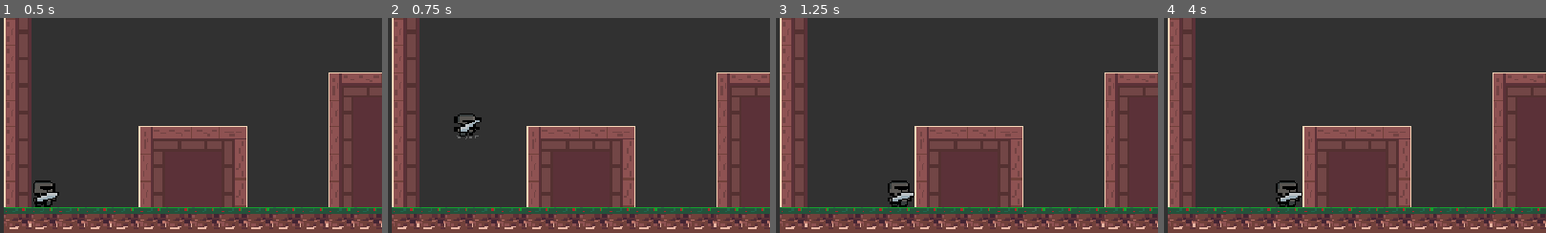
Above: before the commit, frames 1-4 (left to right).
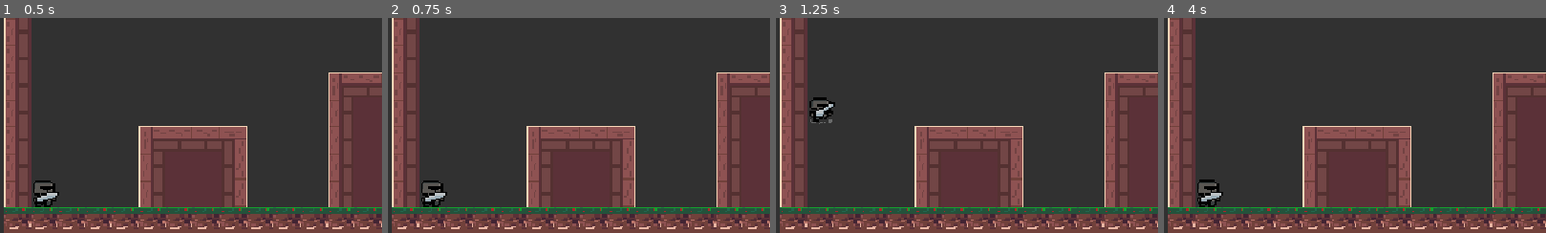
Above: after the commit, the same moments.

Repository: Marcausente/KnightGame2DGodot
Game: Godot game, scene res://Escenas/escena_principal/escena_principal.tscn
Two runs of this game, one before a commit and one after it. Both use one fixed random seed, a clock stepped at 60 frames per second and the inputs below.
Inputs:
- Up to frame 1 (0.5 s): no input
- Up to frame 2 (0.75 s): tap Enter (ui_accept) at 0.5, 0.6 s; hold Right (ui_right) from 0.53 s (still down)
- Up to frame 3 (1.25 s): keep holding Right (ui_right); tap W (saltar, bound only after the commit) at 0.77, 0.8, 1.07 s
- Up to frame 4 (4 s): tap W (saltar, bound only after the commit) at 1.35, 1.52, 1.82, 2.3, 3.02, 3.32, 3.6, 3.77 s; tap Enter (ui_accept) at 1.55, 2.1, 2.85 s; release Right (ui_right) at 2.03 s; hold Left (ui_left) 2.03-2.78 s; hold Right (ui_right) from 2.78 s (still down)
The pictures show only the part of the screen within x 0-50%, y 50-100%; the shares and areas given below are measured in that part.

Frame 1 is identical in both runs. In frame 2, 1.1% of the frame differs, in the area x 8-25%, y 44-88%; in frame 3, 1.2%; in frame 4, 1.3%, in the area x 8-37%, y 75-88%.

Commit message:
FEAT: Cambiado mapeo de controles

Diff:
--- a/Escenas/personaje/personaje.gd
+++ b/Escenas/personaje/personaje.gd
@@ -19,10 +19,10 @@
 	print("Velocidad: ", _speed)
 
 func movimiento_horizontal(speed):
-	if Input.is_action_pressed("ui_right"): #Al apretarse la flecha derecha
+	if Input.is_action_pressed("derecha"): #Al apretarse la flecha derecha
 		velocity.x = speed #La velocidad se incrementa en el eje X (Derecha)
 		%AnimacionesPersonaje.flip_h = false
-	elif Input.is_action_pressed("ui_left"): #Al apretarse la flecha Izquierda
+	elif Input.is_action_pressed("izquierda"): #Al apretarse la flecha Izquierda
 		velocity.x = -speed #La velocidad se resta en el eje X (Izquierda)
 		%AnimacionesPersonaje.flip_h = true
 	else:
@@ -32,7 +32,7 @@
 	if is_on_floor():
 		contador_salto = 2 #Cuando esta en el suelo, la varibale de contador de salto vuelve a 2
 	velocity += get_gravity() * delta #Lo mismo que poner velocity = velocity + get_gravity(), le sumas el valor de la gravedad a la variable velocity
-	if Input.is_action_just_pressed("ui_accept") and contador_salto > 0: #Si presionas el espacio y hay mas de 0 contadores de salto
+	if Input.is_action_just_pressed("saltar") and contador_salto > 0: #Si presionas el espacio y hay mas de 0 contadores de salto
 		velocity.y = _jump #Aumentara en el eje y la velocidad de salto
 		contador_salto = contador_salto-1 #Te quita un contador de salto, para que solo tengas un salto extra
 
--- a/project.godot
+++ b/project.godot
@@ -20,6 +20,24 @@
 window/stretch/mode="canvas_items"
 window/stretch/aspect="expand"
 
+[input]
+
+saltar={
+"deadzone": 0.2,
+"events": [Object(InputEventKey,"resource_local_to_scene":false,"resource_name":"","device":-1,"window_id":0,"alt_pressed":false,"shift_pressed":false,"ctrl_pressed":false,"meta_pressed":false,"pressed":false,"keycode":0,"physical_keycode":87,"key_label":0,"unicode":119,"location":0,"echo":false,"script":null)
+]
+}
+izquierda={
+"deadzone": 0.2,
+"events": [Object(InputEventKey,"resource_local_to_scene":false,"resource_name":"","device":-1,"window_id":0,"alt_pressed":false,"shift_pressed":false,"ctrl_pressed":false,"meta_pressed":false,"pressed":false,"keycode":0,"physical_keycode":65,"key_label":0,"unicode":97,"location":0,"echo":false,"script":null)
+]
+}
+derecha={
+"deadzone": 0.2,
+"events": [Object(InputEventKey,"resource_local_to_scene":false,"resource_name":"","device":-1,"window_id":0,"alt_pressed":false,"shift_pressed":false,"ctrl_pressed":false,"meta_pressed":false,"pressed":false,"keycode":0,"physical_keycode":68,"key_label":0,"unicode":100,"location":0,"echo":false,"script":null)
+]
+}
+
 [layer_names]
 
 2d_physics/layer_1="Solido"
